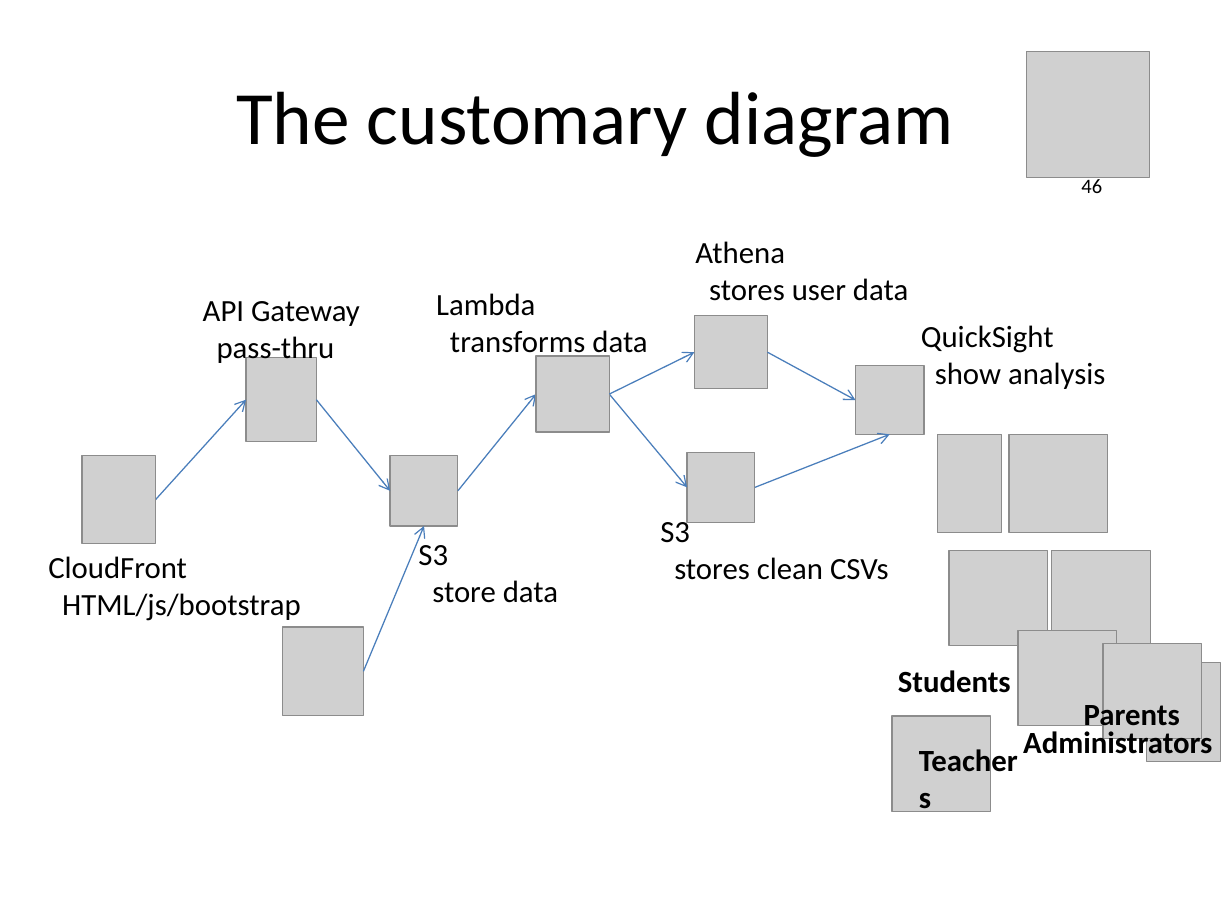
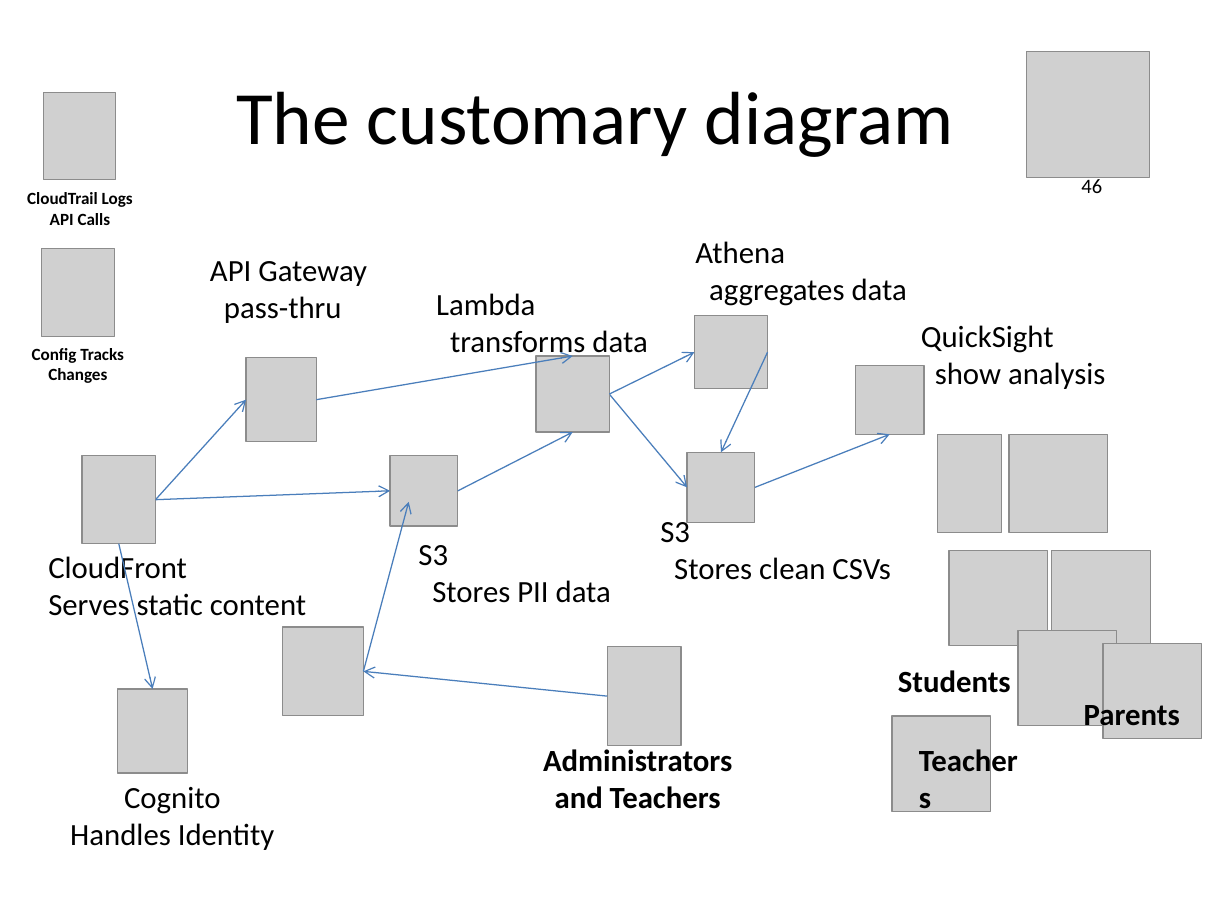
Before and after one commit to table46awshackathon/assorted-files, a slide deck: slide 3 of Table 46 presentation.pptx. Drawn at 1232x924 pixels with LibreOffice and Linux fonts; fonts in the diff are those of the drawing; grey boxes stand for pictures. Boxes give left, top, right and bottom in pixels: in the first picture for what was removed or moved away, otherwise in the second. Text is boxed around its words. In the diff, an @@ line names an element or a change of style, - is before the commit and + after.

Commit message:
Updated presentation

```diff
--- a/Table 46 presentation.pptx
+++ b/Table 46 presentation.pptx
@@ picture added at (x1=43, y1=92, x2=116, y2=180) @@
@@ text added at (x1=27, y1=192, x2=133, y2=225), 10 pt, text #000000, bold @@
+CloudTrail Logs API Calls
@@ picture added at (x1=41, y1=249, x2=113, y2=336) @@
@@ text "API Gateway" moved from (x1=203, y1=301, x2=360, y2=366) to (x1=210, y1=261, x2=367, y2=323) @@
@@ text at (x1=709, y1=278, x2=907, y2=306): text changed @@
-stores user data
+aggregates data
@@ text added at (x1=32, y1=348, x2=124, y2=383), 10 pt, text #000000, bold @@
+Config Tracks Changes
@@ arrow moved from (317, 399) - (391, 490) to (317, 399) - (573, 356) @@
@@ arrow moved from (768, 352) - (855, 400) to (768, 352) - (721, 452) @@
@@ arrow moved from (458, 490) - (536, 394) to (458, 490) - (573, 432) @@
@@ arrow added from (155, 500) to (391, 490), #4B7EBC 0.75 pt @@
@@ arrow moved from (363, 671) - (424, 526) to (363, 671) - (409, 501) @@
@@ arrow added from (118, 543) to (153, 689), #4B7EBC 0.75 pt @@
@@ text at (x1=674, y1=557, x2=891, y2=580): text changed @@
-stores clean CSVs
+Stores clean CSVs
@@ text at (x1=48, y1=589, x2=306, y2=623): text changed @@
-HTML/js/bootstrap
+Serves static content
@@ text at (x1=432, y1=580, x2=611, y2=603): text changed @@
-store data
+Stores PII data
@@ picture moved from (x1=1147, y1=663, x2=1221, y2=761) to (x1=607, y1=647, x2=681, y2=745) @@
@@ picture added at (x1=117, y1=689, x2=187, y2=772) @@
@@ arrow added from (607, 696) to (363, 671), #4B7EBC 0.75 pt @@
@@ text "Administrators" moved from (x1=1023, y1=727, x2=1212, y2=761) to (x1=543, y1=745, x2=732, y2=809) @@
@@ text added at (x1=70, y1=787, x2=274, y2=850), 18 pt, text #000000 @@
+Cognito
+Handles Identity
@@ text at (x1=555, y1=786, x2=721, y2=809): paragraph added @@
+and Teachers
```
